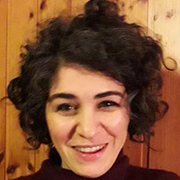
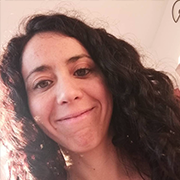
Layers edited between the first and the second w=180, h=180 image:
added layer "testimonial-patricia" above "Brightness/Contrast 1" over (0, 0, 180, 180)
added layer "testimonial-yangki" above "testimonial-eloisa2" over (0, 0, 180, 180)
